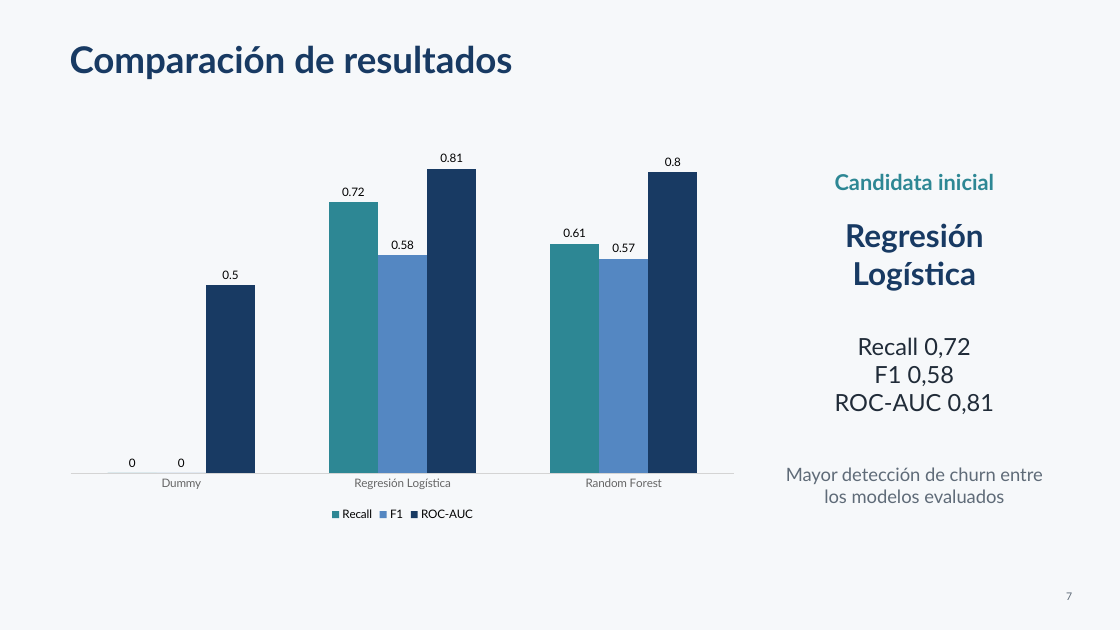
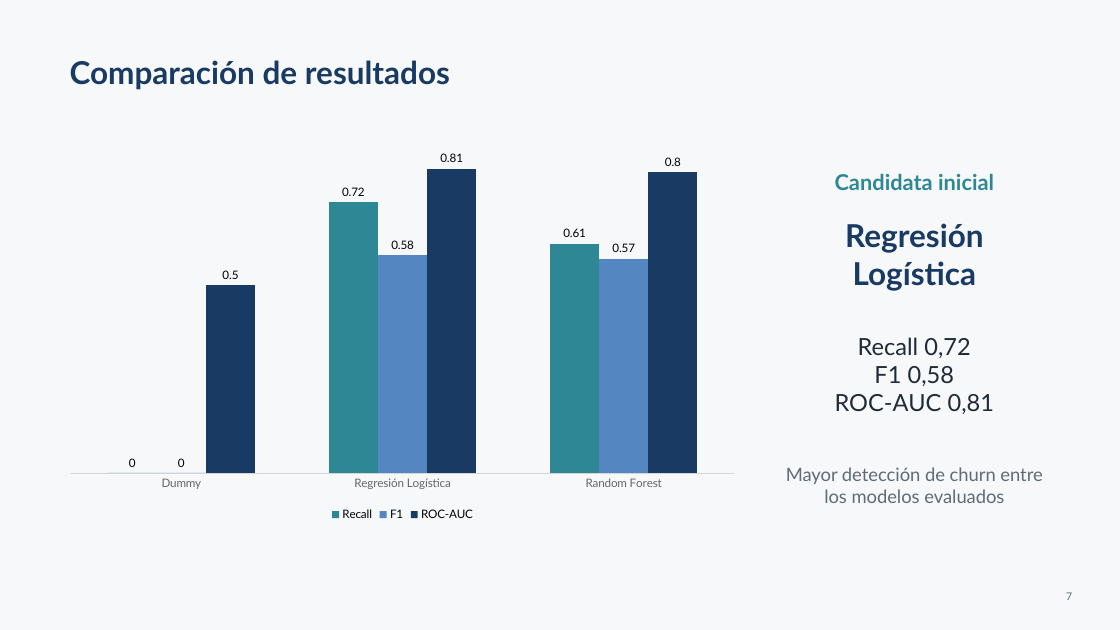
Before and after one commit to alfonsinadiaz/customer-churn-ml, a slide deck: slide 7 of Presentacion_Customer_Churn_Profesor.pptx. Drawn at 1120x630 pixels with LibreOffice and Linux fonts; fonts in the diff are those of the drawing. Boxes give left, top, right and bottom in pixels: in the first picture for what was removed or moved away, otherwise in the second. Text is boxed around its words. In the diff, an @@ line names an element or a change of style, - is before the commit and + after.

```diff
--- a/Presentacion_Customer_Churn_Profesor.pptx
+++ b/Presentacion_Customer_Churn_Profesor.pptx
@@ text "Comparación de resultados": place and size @@
-text "Comparación de resultados" at bbox=[70, 45, 513, 79]
+text "Comparación de resultados" at bbox=[70, 60, 450, 90]
@@ text "Comparación de resultados" at bbox=[70, 60, 450, 90]: size 31.5 to 27 pt @@
```
Also in this commit, not shown: 8 other slides changed, 21 other files.
